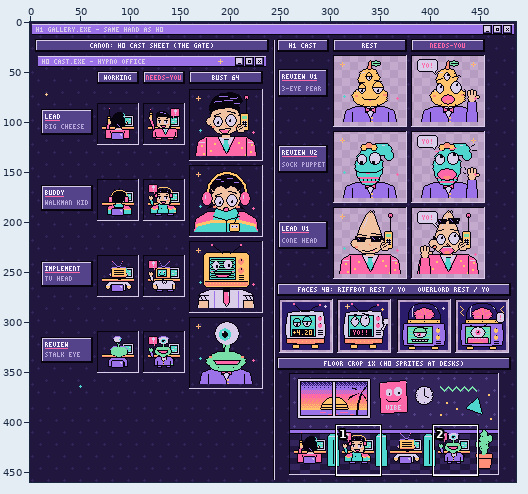
Pixel-art file, stored at art/h1/gallery.aseprite. The picture above shows the old version from afar; the outline marks the close-up.
Close-up. The starting point:
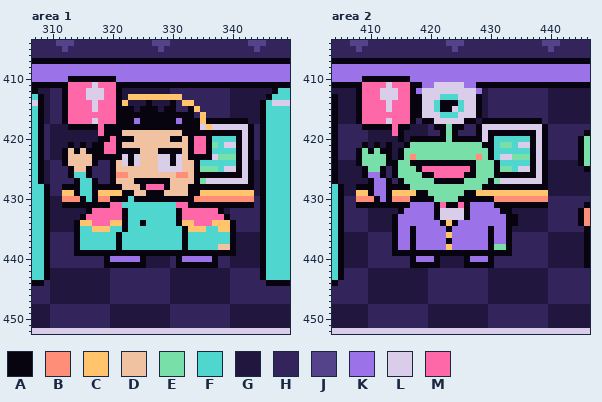
486x460 pixels, 1 frame. Shown: area 1: x 307..349, y 404..452; area 2: x 404..446, y 404..452. The commit also changed other parts of the picture, which this record leaves out.
Palette (. is transparent): A #07040f  B #ff8e78  C #ffc46c  D #f1c2a2  E #79dfa8  F #4fd6cf  G #21163d  H #33255c  J #54428a  K #9b72e8  L #d9cde9  M #ff68a8
Pixels before, area 1, first column x 307:
404 HHHHJJJHHHHHHHHHHHHHJJJHHHHHHHHHHHHHJJJHHHH
405 HHHHHJHHHHHHHHHHHHHHHJHHHHHHHHHHHHHHHJHHHHH
406 HHHHHHHHHHHHHHHHHHHHHHHHHHHHHHHHHHHHHHHHHHH
407 AAAAAAAAAAAAAAAAAAAAAAAAAAAAAAAAAAAAAAAAAAA
408 KKKKKKKKKKKKKKKKKKKKKKKKKKKKKKKKKKKKKKKKKKK
409 KKKKKKKKKKKKKKKKKKKKKKKKKKKKKKKKKKKKKKKKKKK
410 KKKKKKAAAAAAAAKKKKKKKKKKKKKKKKKKKKKKKKKKKKK
411 AAAAAAMMMMLMMMAAAAAAAAAAAAAAAAAAAAAAAAAAAAA
412 AGGHHAMMMLLLMMAGGGGGGGGHHHHHHHHHHGGGGGGGAFF
413 FAGHHAMMMLLLMMAGCCCCCCCCCHHHHHHHHGGGGGGAFFF
414 LAGHHAMMMMLMMMACGGGAGGGAHCCHHHHHHGGGGGAFLLL
415 FAGHHAMMMMLMMMAAAGAAAGAAHHACHHHHHGGGGGAFFFF
416 FAGHHAMMMMMMMMAAAAAAAAAAAAAHCHHHHGGGGGAFFFF
417 FAGHHAMMMMLMMMAAAKAAAAAAKAAACAAAAAAAGGAFFFF
418 FAHGGGAAAAAMAAAAAAAAAAAAAAAALCLLLLLLAHAFFFF
419 FAHGGGGGGGGMAAADDDDDDDDDDAAAAAAAAAALAHAFFFF
420 FAHGGGGGGGGAAMAAADDDDDDAADAMMAFFFFALAHAFFFF
421 FAHGGGAGAGAAMMADDDDDDDDDDDAMMAEFLLALAHAFFFF
422 FAHGGADADAAAMMAAAADDDAAAADAMMAFFFFALAHAFFFF
423 FAHGGADDDDAAAAALALDDDLLALDAAAALEEEALAHAFFFF
424 FAGHHADDDDAHHADLALDDDLLALDDAFFFFFFALAGAFFFF
425 FAGHHHADDAHHHADDDDDDDLLLLDDAEEEFLLALAGAFFFF
426 FAGHHHAFFAHHHABBDDDDDDDDBBDAAAAAAAALAGAFFFF
427 FAGHHHHAFFAHHADDDAAAAAADDDDAELLLLLLLAGAFFFF
428 FFAHHAAAFFAAAAADDDAMMMADDDAAAAAAAAAAAGAFFFF
429 FFAHHCCAFFACCCCAADDAAADDDDAACCCCCCCCCGAFFFF
430 FFAGGBBBAFABBAAAFAAAAAAAAAABBBBBBBBBBHAFFFF
431 FFAGGAAAAAAAAMMFFFFFFFFFMMAAAAAAAAAAAHAFFFF
432 FFAGGGGGGAMMMMMAFFFFFFFFAMMMMMMAGHHHHHAFFFF
433 FFAGGGGGAMMMMMMAFFFFFFFFAMMMMMMMAHHHHHAFFFF
434 FFAGGGGACCMMMCCAFFAFFFFFACCMMMCCCAHHHHAFFFF
435 FFAGGGGAFFCCCFFAFFFFFFFFFACCCFFCCAHHHHAFFFF
436 FFAHHHHAFFFFFFAFFFFFFFFFFAFFFFFFFAGGGGAFFFF
437 FFAHHHHAFFFFFFAFFFFFFFFFFAFFFFFFFAGGGGAFFFF
438 FFAHHHHAFFFFFFAFFFFFFFFFFAFFFFFDDAGGGGAFFFF
439 FFAHHHHAAAAAAAAAAAAAAAAAAAAAAAAAAAGGGGAFFFF
440 FFAHHHHHHHHHAKKKKKAGGGGHAKKKKKAHHGGGGGAFFFF
441 FFAHHHHHHHHHAAAAAAAGGGGHAAAAAAAHHGGGGGAFFFF
442 FFAGGGGGGGGGGHHHHHHHHHHGGGGGGGGGGHHHHHAFFFF
443 FFAGGGGGGGGGGHHHHHHHHHHGGGGGGGGGGHHHHHAFFFF
444 AAHGGGGGGGGGGHHHHHHHHHHGGGGGGGGGGHHHHHHAAAA
445 HHHGGGGGGGGGGHHHHHHHHHHGGGGGGGGGGHHHHHHHHHH
446 HHHGGGGGGGGGGHHHHHHHHHHGGGGGGGGGGHHHHHHHHHH
447 HHHGGGGGGGGGGHHHHHHHHHHGGGGGGGGGGHHHHHHHHHH
448 GGGHHHHHHHHHHGGGGGGGGGGHHHHHHHHHHGGGGGGGGGG
449 GGGHHHHHHHHHHGGGGGGGGGGHHHHHHHHHHGGGGGGGGGG
450 GGGHHHHHHHHHHGGGGGGGGGGHHHHHHHHHHGGGGGGGGGG
451 GGGHHHHHHHHHHGGGGGGGGGGHHHHHHHHHHGGGGGGGGGG
452 LLLLLLLLLLLLLLLLLLLLLLLLLLLLLLLLLLLLLLLLLLL
Pixels before, area 2, first column x 404:
404 HHHJJJHHHHHHHHHHHHHJJJHHHHHHHHHHHHHJJJHHHHH
405 HHHHJHHHHHHHHHHHHHHHJHHHHHHHHHHHHHHHJHHHHHH
406 HHHHHHHHHHHHHHHHHHHHHHHHHHHHHHHHHHHHHHHHHHH
407 AAAAAAAAAAAAAAAAAAAAAAAAAAAAAAAAAAAAAAAAAAA
408 KKKKKKKKKKKKKKKKKKKKKKKKKKKKKKKKKKKKKKKKKKK
409 KKKKKKKKKKKKKKKKKKKKKKKKKKKKKKKKKKKKKKKKKKK
410 KKKKKAAAAAAAAKKKKKKKKKKKKKKKKKKKKKKKKKKKKKK
411 AAAAAMMMMLMMMAAKKLLLLLKKAAAAAAAAAAAAAAAAAAA
412 GGGGAMMMLLLMMAKLLLLLLLLLKGHHHHHHHHHHGGGGGGG
413 AGGGAMMMLLLMMAALLLFFFLLLAGHHHHHHHHHHGGGGGGG
414 AGGGAMMMMLMMMAALLFAAAFLLAGHHHHHHHHHHGGGGGGG
415 AGGGAMMMMLMMMAALLFAALFLLAGHHHHHHHHHHGGGGGGG
416 AGGGAMMMMMMMMAALLLFFFLLLAGHHHHHHHHHHGGGGGGG
417 AGGGAMMMMLMMMAHAALLLLLAAGAAAAAAAAAAHGGGGGGG
418 AHHHHAAAAAMAAGGGHAAEAAHHALLLLLLLLLLAHHHHHHH
419 AHHHHHGGGGMAGGGGHHAEAHHHALAAAAAAAALAHHHHHHA
420 AHHHHHGGGGGAGAAAAAAEAAAAALAFFFFFFALAHHHHHAE
421 AHHHHAGAGAGGAEEEEEEEEEEEEAAFEEFLLALAHHHHHAE
422 AHHHAEAEAAGAEEEEEEEEEEEEEEAFFFFFFALAHHHHHAE
423 AHHHAEEEEAGAEBEEEEEEEEEEBEAFLLEEEALAHHHHHAE
424 AGGGAEEEEAAEEAAAAAAAAAAAEEEAFFFFFALAGGGGGAE
425 AGGGGAEEAHAEEEAMMMMMMMMAEEEAEEFLLALAGGGGGGA
426 AGGGGAKKAHAEEEEAAMMMMMAAEEEAAAAAAALAGGGGGGG
427 AGGGGGAKKAHAEEEEEAAAAAEEEEAELLLLLLLAGGGGGGG
428 FAGGAAAKKAAAAEEEEEEEEEEEEAAAAAAAAAAAGGGGGGG
429 FAGGCCAKKACCCCAAEEEEEEAACCCCCCCCCCCCGGGGGGG
430 FAHHBBBAKABBBAAAAEEEEAAAAAABBBBBBBBBHHHHHHH
431 FAHHAAAAAAAAAKKKKAMAAMAKKKKAAAAAAAAAHHHHHHA
432 FAHHHHGGGGGAKKKKKALLLLAKKKKKAAGGGGGGHHHHHAB
433 FAHHHHGGGGAKKKKKKALLLLAKKKKKKAAGGGGGHHHHHAB
434 FAHHHHGGGGAKKKKKKKACAKKKKKKKKAAGGGGGHHHHHAB
435 FAHHHHGGGGAKKAKKKKKAKKKKKKAKKAGGGGGGHHHHHHA
436 FAGGGGHHHHAKKAKKKKKCKKKKKKAKKAHHHHHHGGGGGGA
437 FAGGGGHHHHAKKAKKKKKAKKKKKKAKKAHHHHHHGGGGGGA
438 FAGGGGHHHHAKKAKKKKKCKKKKKKAEEAHHHHHHGGGGGGA
439 FAGGGGHHHHAAAAAAAAAAAAAAAAAAAAHHHHHHGGGGGGA
440 FAGGGGHHHHHHHAKKKAGGGGAKKKAHHHHHHHHHGGGGGGA
441 FAGGGGHHHHHHHAAAAAGGGGAAAAAHHHHHHHHHGGGGGGA
442 FAHHHHGGGGGGGGGGHHHHHHHHHHGGGGGGGGGGHHHHHHH
443 FAHHHHGGGGGGGGGGHHHHHHHHHHGGGGGGGGGGHHHHHHH
444 AHHHHHGGGGGGGGGGHHHHHHHHHHGGGGGGGGGGHHHHHHH
445 HHHHHHGGGGGGGGGGHHHHHHHHHHGGGGGGGGGGHHHHHHH
446 HHHHHHGGGGGGGGGGHHHHHHHHHHGGGGGGGGGGHHHHHHH
447 HHHHHHGGGGGGGGGGHHHHHHHHHHGGGGGGGGGGHHHHHHH
448 GGGGGGHHHHHHHHHHGGGGGGGGGGHHHHHHHHHHGGGGGGG
449 GGGGGGHHHHHHHHHHGGGGGGGGGGHHHHHHHHHHGGGGGGG
450 GGGGGGHHHHHHHHHHGGGGGGGGGGHHHHHHHHHHGGGGGGG
451 GGGGGGHHHHHHHHHHGGGGGGGGGGHHHHHHHHHHGGGGGGG
452 LLLLLLLLLLLLLLLLLLLLLLLLLLLLLLLLLLLLLLLLLLL
The same view after the edit:
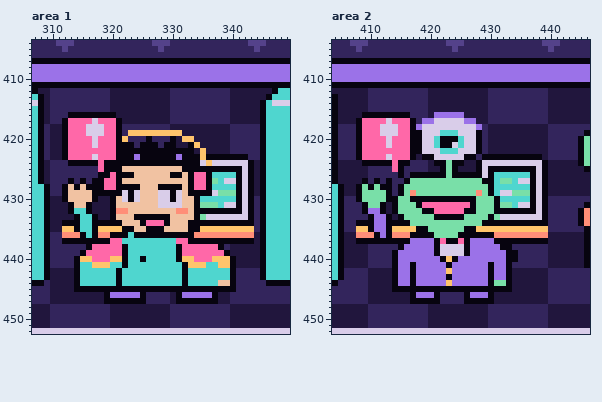
The exact change:
Changed rows in their new state; - is an unchanged pixel.
Area 1:
first column x 312:
410 -KKKKKKKK-----------------------
411 -AAAAAAAA-----------------------
412 HHHHHHHHGG----------------------
413 HHHHHHHHGG-GGGGGGGHH------------
414 HHHHHHHHGGG---G---H-HH----------
415 HHHHHHHHGGGG-GGG-GH--HH---------
416 HAAAAAAAAGGGGGGGGGHHHH-H--------
417 ----------GGGGGGGGHHHHHHHHHHGGG-
418 AMMMLLLMM-HHHHHHHHGGGGGGGGGGHHHH
419 AMMMLLLMM-HCCCCCCCCCGGGGGGGGHHHH
420 AMMMMLMM--CHHHAHHH-GCCGGGGGGHHHH
421 AMMMMLM---AAHAAAHAAGG-CGGGGGHHHH
422 -MMMMMM------AAA----A-GCGGGGHHHH
423 -MMMMLMMM-A-KAAAAA-KA--C-AAAA-AH
424 HAAAA-MA-AA-AAAAAA-AAA-LCLLLLL--
425 -HHHH-MA-A------DDDDAA-AAAAAA---
426 -HHHH-AAMAAA------AADAMM-FFFF---
427 -AHAH-AMMA--DDDDDD---AMMAEF--A--
428 -D-DA--MM-AAADDDA-AA--MM-FFFF-L-
429 ADDDD-AAAAL-L-DDLLAL---AALEEEALA
430 ADDDD-GG-DLALDDDLL-LDDAFFFFFFALA
431 G-DD-GGGADDDDDDDLLLLDD-EEEFLL-L-
432 -AFF-GGGABBDDDDDDDDBBDAAAA-AAALA
433 --AFFAGGADDDAAAAAADDDDAELLLLLLLA
434 AA-FFAAAAADDD-MMMADDDAAAAAAA-AAA
435 CC---A--CC-ADDAAADDDDAA-CC--CCCC
436 BBBA-ABBA-A-AAAAAAAA-ABBBBBBBBBB
437 AA-AAAAAMM---------MMAAAAAAA-AAA
438 --HHAMMMMMA--------AMMMMMMAHG---
439 --H-MMMMMM-FFFFFFFF-MMMMMMM-G---
440 --ACCMMMCCAFF-FFFFF-CCMMMCCCA---
441 --AFFCCCFF-FFFFFFFFF-CCCFFCCA---
442 --AFFFFFFAFFFFFFFFFFAFFFFFFFA---
443 --AFFFFFFAFFFFFFFFFFAFFFFFFFA---
444 --AFFFFFFAFFFFFFFFFFAFFFFFDDA---
445 --AAAAAAAAAAAAAAAAAAAAAAAAAAA---
446 -------AKKKKKA-----AKKKKKA------
447 -------AAAAAAA-----AAAAAAA------
Area 2:
first column x 408:
410 -KKKKKKKK-----------------------
411 -AAAAAAAA--AAAAAAAAA------------
412 GGHHHHHHHHHHGGGGGGGGG-----------
413 GGHHHHHHHHHHGGGGGGGGG-----------
414 GGHHHHHHHHHHGGGGGGGGG-----------
415 GGHHHHHHHHHHGGGGGGGGG-----------
416 GAAAAAAAAHHHGKKKKKGGG-----------
417 -----------KK-----KK-GHHHHHHHHH-
418 AMMMLLLMMAKLLLLLLLLLKHGGGGGGGGGG
419 AMMMLLLMMAALLLFFFLLL-HGGGGGGGGGG
420 AMMMMLMMM--LLF-A-FLL-HGGGGGGGGGG
421 AMMMMLMMMAALLFAALFLLAHGGGGGGGGGG
422 -MMMMMMMMAALLLFFFLLLAHGGGGGGGGGG
423 -MMMMLMMMAGAALLLLLAAHA-AAAAAA-AG
424 GAAAA-MAAHHHG--E--GGALLLLLLLLL--
425 -GHHH-MAHHHHGGAEAGGGALA-AAAAA---
426 -GHHH-HAHAA--AAEAA--ALAFFFFFF---
427 -AHAH--HA----EEEEE---A-FEEF--A--
428 -E-EA-H-E------------E-FFFFFF-L-
429 AEEEE-HAEBEE------EEBEAFLLEEEALA
430 AEEEE-AEE----AAAA---EEEAFFFFFALA
431 H-EE-G-EEEAMMM-MM-MAEEE-EEFLL-L-
432 -AKKA-AEEEEAAMMMMM-AEEEA--AAAALA
433 --AKKAGAEEEEE-AAAAEEEEAELLLLLLLA
434 AAAKKA-AAEEEEEEEEEEEEAAAA--AAAAA
435 CCAKKACCCCAAEEEEEEAACCCCCCCCCCCC
436 BBBAKABBB-AAAEEEEAAAAA-BBBBBBBBB
437 AAAAAA-AAK---AM-AMA---KAA-AAAAAA
438 ------HA-K---ALLLLA---KKA-------
439 -------KKKKKK-LLLL-KKKKKK-A-----
440 ------AKKK---KACAKK---KKKAA-----
441 ------AKK-KKKKKAKKKKKK-KKA------
442 ------AKKAKKKKKCKKKKKKAKKA------
443 ------AKKAKKKKKAKKKKKKAKKA------
444 ------AKKAKKKKKCKKKKKKAEEA------
445 ------AAAAAAAAAAAAAAAAAAAA------
446 ---------AKKKA----AKKKA---------
447 ---------AAAAA----AAAAA---------
Changed places in both close-ups, as pixel boxes (x1, y1, x2, y2):
changed: (62, 76, 254, 304)
changed: (356, 76, 548, 304)
